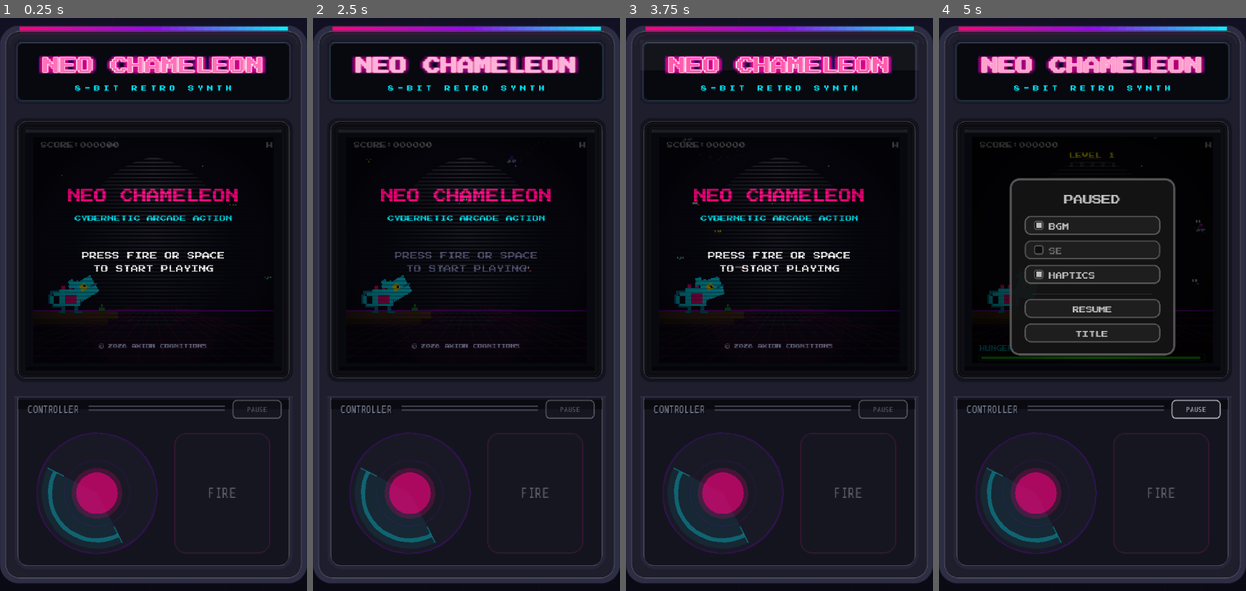
Above: before the commit, frames 1-4 (left to right).
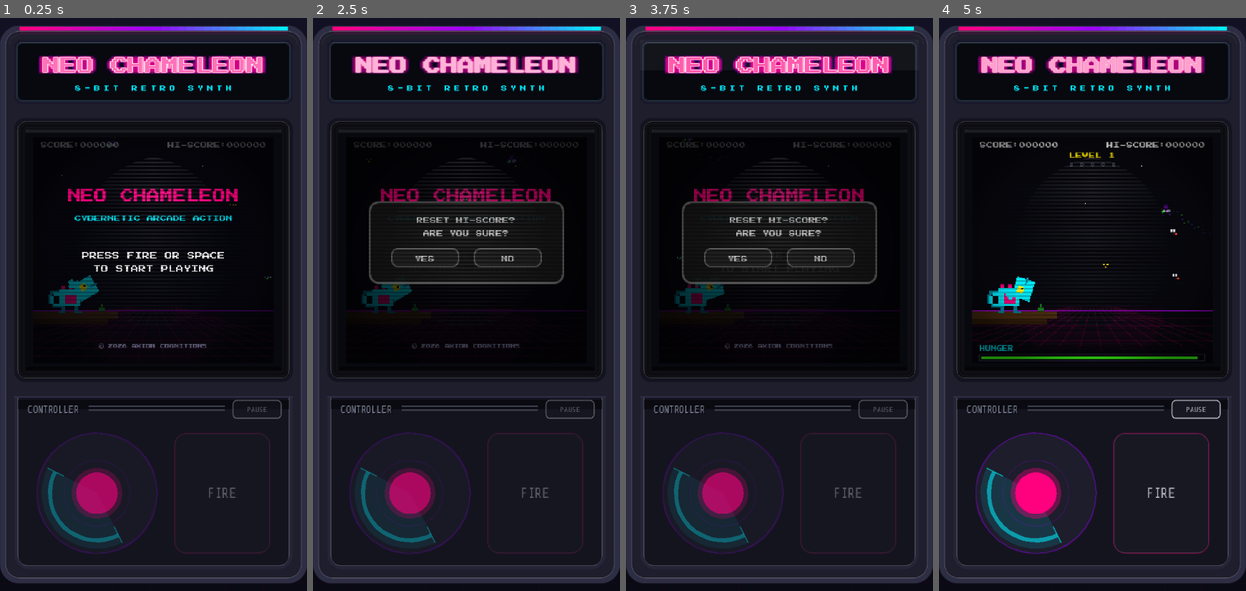
Above: after the commit, the same moments.

Repository: nyapp/chameleon
Game: Godot game, scene res://scenes/CabinetScene.tscn
Two runs of this game, one before a commit and one after it. Both use one fixed random seed, a clock stepped at 60 frames per second and the inputs below.
Inputs (mouse positions are in pixels of both pictures, inside the frame that each line leads up to):
- Up to frame 1 (0.25 s): no input
- Up to frame 2 (2.5 s): tap Enter at 0.5 s; drag from (411, 493) to (497, 178) at 0.52 s; drag from (534, 493) to (451, 419) at 1.27 s; move the mouse to (570, 407) at 2.02 s; tap N at 2.1 s; click (570, 407) at 2.17 s; tap Backspace at 2.3 s
- Up to frame 3 (3.75 s): drag from (764, 419) to (687, 218) at 2.77 s; move the mouse to (871, 390) at 3.52 s; hold Down (aim_down) from 3.53 s (still down); click (871, 390) at 3.67 s
- Up to frame 4 (5 s): tap Space at 3.77 s; tap Enter at 3.8 s; tap Escape at 4.15 s; release Down (aim_down) at 4.25 s; drag from (1092, 247) to (1046, 161) at 4.27 s

The runs differ from the first frame. In frame 1, 0.2% of the frame differs, in the area x 54-89%, y 21-23%; in frame 2, 3.4%; in frame 3, 3.5%; in frame 4, 8.7%, in the area x 10-90%, y 20-94%.

Commit message:
feat: implement high score reset functionality with confirmation overlay, enhance HUD for high score display, and refine game state handling for improved user experience

Diff:
--- a/scripts/GameState.gd
+++ b/scripts/GameState.gd
@@ -45,6 +45,7 @@
 signal game_over_triggered()
 signal level_up(new_level: int)
 signal combo_updated(new_combo: int)
+signal high_score_reset()
 
 # ─── 初期化 ─────────────────────────────────────────────────
 func scale60(delta: float) -> float:
@@ -177,6 +178,9 @@
 
 # ─── HighScore 永続化（JSの localStorage 相当） ──────────────
 const SAVE_PATH: String = "user://neo_chameleon_save.cfg"
+const HIGH_SCORE_RESET_NOTICE_MS: int = 2000
+
+var high_score_reset_notice_until_msec: int = -1
 
 func save_high_score() -> void:
 	var config := ConfigFile.new()
@@ -190,6 +194,12 @@
 	else:
 		high_score = 0
 
+func reset_high_score() -> void:
+	high_score = 0
+	save_high_score()
+	high_score_reset_notice_until_msec = Time.get_ticks_msec() + HIGH_SCORE_RESET_NOTICE_MS
+	high_score_reset.emit()
+
 # ─── エネルギー更新 ──────────────────────────────────────────
 func tick_energy(delta: float) -> bool:
 	## delta補正で60fps非依存。falseを返したらゲームオーバー
--- a/scripts/HUDDraw.gd
+++ b/scripts/HUDDraw.gd
@@ -39,8 +39,8 @@
 		HORIZONTAL_ALIGNMENT_LEFT, -1, FONT_SIZE, Color.WHITE)
 
 	var hi_str: String = "HI-SCORE:%s" % str(gs.high_score).lpad(6, "0")
-	draw_string(font, Vector2(CANVAS_W - MARGIN_X, BASELINE_Y), hi_str,
-		HORIZONTAL_ALIGNMENT_RIGHT, -1, FONT_SIZE, Color.WHITE)
+	draw_string(font, Vector2(0, BASELINE_Y), hi_str,
+		HORIZONTAL_ALIGNMENT_RIGHT, CANVAS_W - MARGIN_X, FONT_SIZE, Color.WHITE)
 
 func _draw_level(gs: Node) -> void:
 	var font := _game_font()
--- a/scripts/MainScene.gd
+++ b/scripts/MainScene.gd
@@ -8,6 +8,8 @@
 const CANVAS_W: int = 256
 const CANVAS_H: int = 240
 const HUD_PAUSE_TAP_H: float = 28.0
+const TITLE_HI_SCORE_RESET_ZONE := Rect2(CANVAS_W * 0.55, 0.0, CANVAS_W * 0.45, 16.0)
+const HI_SCORE_DOUBLE_TAP_MS: int = 500
 const MAX_BUGS: int = 5
 const LEVEL_SCORE_THRESHOLD: int = 1200
 
@@ -30,6 +32,7 @@
 var stick_aiming: bool = false
 var stick_direction: Vector2 = Vector2.ZERO
 var _last_idle_action_frame: int = -1
+var _title_hi_score_tap_at_msec: int = -1
 
 # ─── Bug リソースシーン ──────────────────────────────────────
 const BUG_SCRIPT: GDScript = preload("res://scripts/Bug.gd")
@@ -53,6 +56,8 @@
 	stick_direction = direction
 
 func on_stick_pressed() -> void:
+	if GameState.state == "TITLE" and overlay_draw and overlay_draw.confirming_high_score_reset:
+		return
 	match GameState.state:
 		"TITLE":
 			_start_game()
@@ -60,8 +65,7 @@
 			_dismiss_game_over()
 
 func on_stick_released(direction: Vector2, magnitude: float, deadzone: float = 0.25) -> void:
-	stick_aiming = false
-	stick_direction = Vector2.ZERO
+	_reset_stick_aim()
 	if GameState.state != "PLAYING":
 		return
 	if magnitude < deadzone:
@@ -231,6 +235,7 @@
 	HapticManager.play_game_over()
 	game_over_shake_time = GameState.GAME_OVER_SHAKE_DURATION
 	screen_shake = max(screen_shake, 12.0)
+	_reset_stick_aim()
 
 # ─── レベルアップ ────────────────────────────────────────────
 func _on_level_up(_new_level: int) -> void:
@@ -276,7 +281,7 @@
 			if gs.state == "PLAYING" and _is_hud_pause_zone(local_pos):
 				_toggle_pause()
 				return
-			_on_screen_tapped()
+			_on_screen_tapped(local_pos)
 		elif not stick_aiming:
 			has_mouse_target = false
 
@@ -288,7 +293,7 @@
 				return
 			mouse_target = local_pos
 			has_mouse_target = true
-			_on_screen_tapped()
+			_on_screen_tapped(local_pos)
 		elif not stick_aiming:
 			has_mouse_target = false
 
@@ -297,9 +302,20 @@
 		has_mouse_target = true
 
 	if event is InputEventKey and event.pressed and not event.echo:
+		if overlay_draw and overlay_draw.confirming_high_score_reset and gs.state == "TITLE":
+			match event.keycode:
+				KEY_Y, KEY_ENTER:
+					overlay_draw.confirm_high_score_reset()
+					return
+				KEY_N, KEY_ESCAPE, KEY_BACKSPACE:
+					overlay_draw.close_high_score_reset_confirm()
+					return
 		match event.keycode:
 			KEY_SPACE:
 				_on_screen_tapped()
+			KEY_BACKSPACE:
+				if gs.state == "TITLE" and overlay_draw:
+					overlay_draw.open_high_score_reset_confirm()
 			KEY_ESCAPE:
 				if gs.state == "PLAYING":
 					_toggle_pause()
@@ -307,7 +323,7 @@
 func _is_hud_pause_zone(local_pos: Vector2) -> bool:
 	return local_pos.y >= 0.0 and local_pos.y <= HUD_PAUSE_TAP_H
 
-func _on_screen_tapped() -> void:
+func _on_screen_tapped(local_pos: Vector2 = Vector2(-1.0, -1.0)) -> void:
 	var frame: int = Engine.get_process_frames()
 	if GameState.state in ["TITLE", "GAMEOVER"]:
 		if frame == _last_idle_action_frame:
@@ -316,12 +332,30 @@
 
 	match GameState.state:
 		"TITLE":
+			if overlay_draw and overlay_draw.confirming_high_score_reset:
+				if local_pos.x >= 0.0:
+					overlay_draw.handle_high_score_reset_confirm_tap(local_pos)
+				return
+			if local_pos.x >= 0.0 and _try_title_high_score_reset(local_pos):
+				return
 			_start_game()
 		"GAMEOVER":
 			_dismiss_game_over()
 		"PLAYING":
 			_trigger_shoot()
 
+func _try_title_high_score_reset(local_pos: Vector2) -> bool:
+	if not TITLE_HI_SCORE_RESET_ZONE.has_point(local_pos):
+		return false
+	var now: int = Time.get_ticks_msec()
+	if _title_hi_score_tap_at_msec >= 0 and now - _title_hi_score_tap_at_msec <= HI_SCORE_DOUBLE_TAP_MS:
+		if overlay_draw:
+			overlay_draw.open_high_score_reset_confirm()
+		_title_hi_score_tap_at_msec = -1
+		return true
+	_title_hi_score_tap_at_msec = now
+	return true
+
 func _trigger_shoot() -> void:
 	if GameState.state != "PLAYING":
 		return
@@ -331,6 +365,8 @@
 
 # ─── ゲーム開始・リセット ────────────────────────────────────
 func _start_game() -> void:
+	if overlay_draw:
+		overlay_draw.close_high_score_reset_confirm()
 	GameState.bgm_paused_by_menu = false
 	GameState.start_game()
 	chameleon.deactivate_power_up()
@@ -358,11 +394,14 @@
 	screen_shake = 0.0
 	game_over_shake_time = 0.0
 	level_up_banner_time = 0.0
-	has_mouse_target = false
+	_reset_stick_aim()
+	_spawn_initial_bugs()
+	HapticManager.play_ui_tap()
+
+func _reset_stick_aim() -> void:
 	stick_aiming = false
 	stick_direction = Vector2.ZERO
-	_spawn_initial_bugs()
-	HapticManager.play_ui_tap()
+	has_mouse_target = false
 
 # ─── ポーズ ──────────────────────────────────────────────────
 func _toggle_pause() -> void:
--- a/scripts/OverlayDraw.gd
+++ b/scripts/OverlayDraw.gd
@@ -12,6 +12,62 @@
 var chameleon_ref: Node2D = null   # Chameleonノードへの参照（カーソル描画用）
 var is_dpad_aiming: bool = false
 var is_stick_aiming: bool = false
+var confirming_high_score_reset: bool = false
+
+const CONFIRM_PANEL_LEFT: float = 24.0
+const CONFIRM_PANEL_TOP: float = 68.0
+const CONFIRM_PANEL_WIDTH: float = 208.0
+const CONFIRM_PANEL_HEIGHT: float = 88.0
+const CONFIRM_MESSAGE_Y: float = 92.0
+const CONFIRM_SUBMESSAGE_Y: float = 106.0
+const CONFIRM_BUTTON_TOP: float = 118.0
+const CONFIRM_BUTTON_WIDTH: float = 72.0
+const CONFIRM_BUTTON_HEIGHT: float = 20.0
+const CONFIRM_BUTTON_GAP: float = 16.0
+const CONFIRM_PANEL_RADIUS: float = 10.0
+const CONFIRM_ROW_RADIUS: float = 6.0
+
+const COLOR_CONFIRM_PANEL_BG := Color(0.08, 0.08, 0.08, 0.92)
+const COLOR_CONFIRM_PANEL_BORDER := Color(0.45, 0.45, 0.45, 0.7)
+const COLOR_CONFIRM_ROW_BG := Color(0.12, 0.12, 0.12, 0.92)
+const COLOR_CONFIRM_ROW_BORDER := Color(0.55, 0.55, 0.55, 0.65)
+const COLOR_CONFIRM_TEXT := Color(0.75, 0.75, 0.75)
+
+func _ready() -> void:
+	GameState.state_changed.connect(_on_state_changed)
+
+func _on_state_changed(new_state: String) -> void:
+	if new_state != "TITLE" and confirming_high_score_reset:
+		close_high_score_reset_confirm()
+
+func open_high_score_reset_confirm() -> void:
+	if GameState.state != "TITLE" or confirming_high_score_reset:
+		return
+	confirming_high_score_reset = true
+	queue_redraw()
+
+func close_high_score_reset_confirm() -> void:
+	if not confirming_high_score_reset:
+		return
+	confirming_high_score_reset = false
+	queue_redraw()
+
+func confirm_high_score_reset() -> void:
+	if not confirming_high_score_reset:
+		return
+	GameState.reset_high_score()
+	close_high_score_reset_confirm()
+
+func handle_high_score_reset_confirm_tap(local_pos: Vector2) -> bool:
+	if not confirming_high_score_reset:
+		return false
+	if _high_score_reset_yes_rect().has_point(local_pos):
+		confirm_high_score_reset()
+		return true
+	if _high_score_reset_no_rect().has_point(local_pos):
+		close_high_score_reset_confirm()
+		return true
+	return true
 
 func _game_font() -> Font:
 	return CabinetFonts.arcade_or_fallback()
@@ -62,10 +118,71 @@
 		Vector2(0, 144),
 		"TO START PLAYING", HORIZONTAL_ALIGNMENT_CENTER, CANVAS_W, 8, flash_color)
 
+	if Time.get_ticks_msec() < GameState.high_score_reset_notice_until_msec:
+		draw_string(font,
+			Vector2(0, 158),
+			"HI-SCORE RESET", HORIZONTAL_ALIGNMENT_CENTER, CANVAS_W, 7,
+			Color(0.0, 0.941, 1.0))
+
 	draw_string(font,
 		Vector2(0, 225),
 		"© 2026 AXION COGNITIONS", HORIZONTAL_ALIGNMENT_CENTER, CANVAS_W, 5,
 		Color(0.502, 0.502, 0.627))
+
+	if confirming_high_score_reset:
+		_draw_high_score_reset_confirm(font)
+
+func _high_score_reset_yes_rect() -> Rect2:
+	var total_w := CONFIRM_BUTTON_WIDTH * 2.0 + CONFIRM_BUTTON_GAP
+	var left := (float(CANVAS_W) - total_w) * 0.5
+	return Rect2(left, CONFIRM_BUTTON_TOP, CONFIRM_BUTTON_WIDTH, CONFIRM_BUTTON_HEIGHT)
+
+func _high_score_reset_no_rect() -> Rect2:
+	var yes := _high_score_reset_yes_rect()
+	return Rect2(
+		yes.position.x + CONFIRM_BUTTON_WIDTH + CONFIRM_BUTTON_GAP,
+		yes.position.y,
+		CONFIRM_BUTTON_WIDTH,
+		CONFIRM_BUTTON_HEIGHT
+	)
+
+func _draw_high_score_reset_confirm(font: Font) -> void:
+	draw_rect(Rect2(0, 0, CANVAS_W, CANVAS_H), Color(0, 0, 0, 0.35))
+
+	var panel := Rect2(CONFIRM_PANEL_LEFT, CONFIRM_PANEL_TOP, CONFIRM_PANEL_WIDTH, CONFIRM_PANEL_HEIGHT)
+	_draw_rounded_rect(panel, COLOR_CONFIRM_PANEL_BG, CONFIRM_PANEL_RADIUS, true)
+	_draw_rounded_rect(panel, COLOR_CONFIRM_PANEL_BORDER, CONFIRM_PANEL_RADIUS, false, 2.5)
+
+	draw_string(font,
+		Vector2(0, CONFIRM_MESSAGE_Y),
+		"RESET HI-SCORE?", HORIZONTAL_ALIGNMENT_CENTER, CANVAS_W, 7,
+		COLOR_CONFIRM_TEXT)
+	draw_string(font,
+		Vector2(0, CONFIRM_SUBMESSAGE_Y),
+		"ARE YOU SURE?", HORIZONTAL_ALIGNMENT_CENTER, CANVAS_W, 7,
+		COLOR_CONFIRM_TEXT)
+
+	_draw_confirm_action_button(font, _high_score_reset_yes_rect(), "YES")
+	_draw_confirm_action_button(font, _high_score_reset_no_rect(), "NO")
+
+func _draw_confirm_action_button(font: Font, rect: Rect2, label: String) -> void:
+	_draw_rounded_rect(rect, COLOR_CONFIRM_ROW_BG, CONFIRM_ROW_RADIUS, true)
+	_draw_rounded_rect(rect, COLOR_CONFIRM_ROW_BORDER, CONFIRM_ROW_RADIUS, false, 1.0)
+	draw_string(font,
+		Vector2(rect.position.x, rect.position.y + rect.size.y - 5.0),
+		label, HORIZONTAL_ALIGNMENT_CENTER, int(rect.size.x), 7,
+		COLOR_CONFIRM_TEXT)
+
+func _draw_rounded_rect(rect: Rect2, color: Color, radius: float, filled: bool, line_width: float = 1.0) -> void:
+	var style := StyleBoxFlat.new()
+	style.set_corner_radius_all(maxi(int(radius), 0))
+	if filled:
+		style.bg_color = color
+	else:
+		style.bg_color = Color.TRANSPARENT
+		style.border_color = color
+		style.set_border_width_all(maxi(int(line_width), 1))
+	style.draw(get_canvas_item(), rect)
 
 func _draw_game_over_screen(gs: Node) -> void:
 	var font := _game_font()
@@ -108,10 +225,10 @@
 
 	if gs.score >= gs.high_score and gs.score > 0:
 		var hs_baseline: float = content_bottom + NEW_HIGHSCORE_GAP + font.get_ascent(NEW_HIGHSCORE_SIZE)
-		draw_string(font,
+		_draw_rainbow_glow_text(font,
 			Vector2(0, hs_baseline),
-			"NEW HIGH SCORE!", HORIZONTAL_ALIGNMENT_CENTER, CANVAS_W, NEW_HIGHSCORE_SIZE,
-			Color(1.0, 0.918, 0.0))
+			"NEW HIGH SCORE!",
+			HORIZONTAL_ALIGNMENT_CENTER, CANVAS_W, NEW_HIGHSCORE_SIZE)
 		content_bottom = hs_baseline + font.get_descent(NEW_HIGHSCORE_SIZE)
 
 	var flash: bool = int(Time.get_ticks_msec() / 400) % 2 == 0
@@ -261,3 +378,45 @@
 	# Press Start 2P は上側に余白が多いので、見た目の中央に寄せる微調整を入れる。
 	const VISUAL_BIAS_Y: float = 3.0
 	return area_top + (area_h - text_size.y) * 0.5 + text_size.y - descent + VISUAL_BIAS_Y
+
+func _rainbow_hue(time_sec: float, offset: float = 0.0) -> float:
+	return fmod(time_sec * 0.42 + offset, 1.0)
+
+func _draw_rainbow_glow_text(
+	font: Font,
+	pos: Vector2,
+	text: String,
+	h_align: HorizontalAlignment,
+	width: int,
+	font_size: int
+) -> void:
+	var time_sec := Time.get_ticks_msec() * 0.001
+	var pulse := 0.68 + 0.32 * sin(time_sec * 5.0)
+	const GLOW_SPREADS := [4.0, 2.5, 1.0]
+
+	for i in GLOW_SPREADS.size():
+		var spread: float = GLOW_SPREADS[i]
+		var glow_alpha: float = pulse * (0.24 - float(i) * 0.06)
+		var glow_col := Color.from_hsv(_rainbow_hue(time_sec, float(i) * 0.14), 0.88, 1.0, glow_alpha)
+		for ox in [-spread, spread]:
+			draw_string(font, pos + Vector2(ox, 0.0), text, h_align, width, font_size, glow_col)
+			draw_string(font, pos + Vector2(ox * 0.5, spread * 0.35), text, h_align, width, font_size, glow_col)
+		draw_string(font, pos + Vector2(0.0, -spread * 0.25), text, h_align, width, font_size, glow_col)
+
+	_draw_rainbow_text_per_char(font, pos, text, width, font_size, time_sec)
+
+func _draw_rainbow_text_per_char(
+	font: Font,
+	pos: Vector2,
+	text: String,
+	width: int,
+	font_size: int,
+	time_sec: float
+) -> void:
+	var text_w := font.get_string_size(text, HORIZONTAL_ALIGNMENT_LEFT, -1, font_size).x
+	var x := (float(width) - text_w) * 0.5
+	for i in text.length():
+		var ch := text.substr(i, 1)
+		var col := Color.from_hsv(_rainbow_hue(time_sec, float(i) * 0.07), 0.95, 1.0)
+		draw_string(font, Vector2(x, pos.y), ch, HORIZONTAL_ALIGNMENT_LEFT, -1, font_size, col)
+		x += font.get_string_size(ch, HORIZONTAL_ALIGNMENT_LEFT, -1, font_size).x
--- a/scripts/VirtualAnalogStick.gd
+++ b/scripts/VirtualAnalogStick.gd
@@ -81,6 +81,8 @@
 	_update_size()
 	mouse_filter = Control.MOUSE_FILTER_STOP
 	queue_redraw()
+	if not Engine.is_editor_hint():
+		GameState.state_changed.connect(_on_game_state_changed)
 
 func _update_size() -> void:
 	custom_minimum_size = Vector2(radius * 2.0, radius * 2.0)
@@ -94,9 +96,22 @@
 	modulate.a = 1.0 if playing else 0.55
 	mouse_filter = Control.MOUSE_FILTER_STOP if playing else Control.MOUSE_FILTER_IGNORE
 
+func _on_game_state_changed(new_state: String) -> void:
+	if new_state != "PLAYING":
+		_cancel_drag()
+
 func _gui_input(event: InputEvent) -> void:
 	if Engine.is_editor_hint():
 		return
+	if _active:
+		if event is InputEventScreenTouch and not event.pressed:
+			_finish_drag()
+			accept_event()
+			return
+		if event is InputEventMouseButton and event.button_index == MOUSE_BUTTON_LEFT and not event.pressed:
+			_finish_drag()
+			accept_event()
+			return
 	if GameState.state != "PLAYING":
 		return
 	if event is InputEventScreenTouch:
@@ -148,6 +163,20 @@
 		return
 	_active = false
 	released.emit(_last_direction, _last_magnitude)
+	_reset_knob()
+
+func _cancel_drag() -> void:
+	if not _active and _knob_offset == Vector2.ZERO:
+		return
+	var was_active: bool = _active
+	var dir: Vector2 = _last_direction
+	var mag: float = _last_magnitude
+	_active = false
+	_reset_knob()
+	if was_active:
+		released.emit(dir, mag)
+
+func _reset_knob() -> void:
 	_knob_offset = Vector2.ZERO
 	_last_direction = Vector2.ZERO
 	_last_magnitude = 0.0
